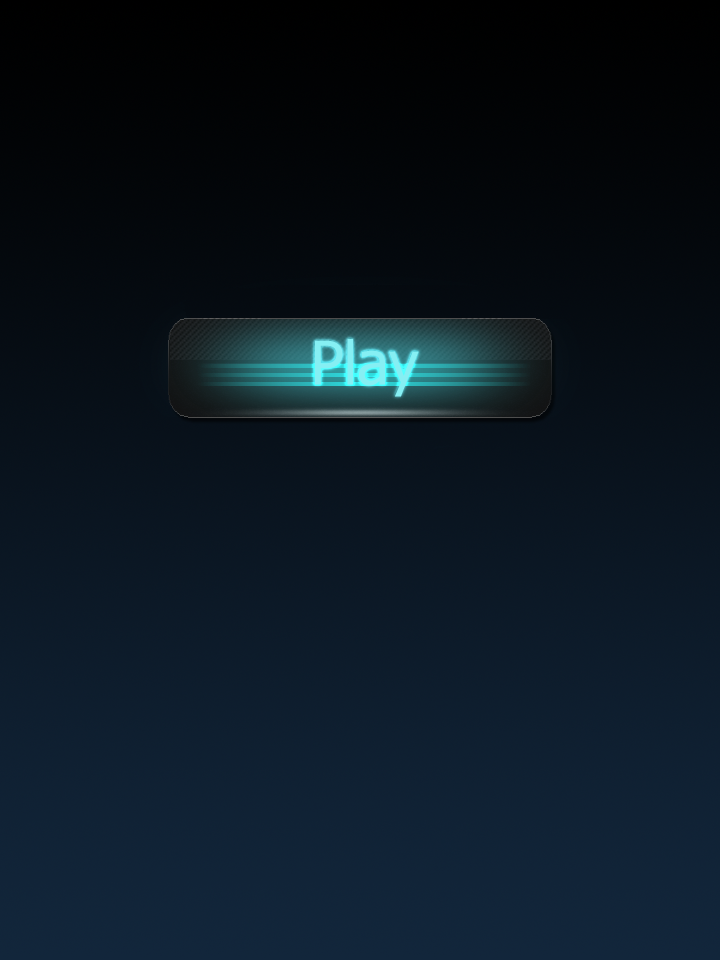
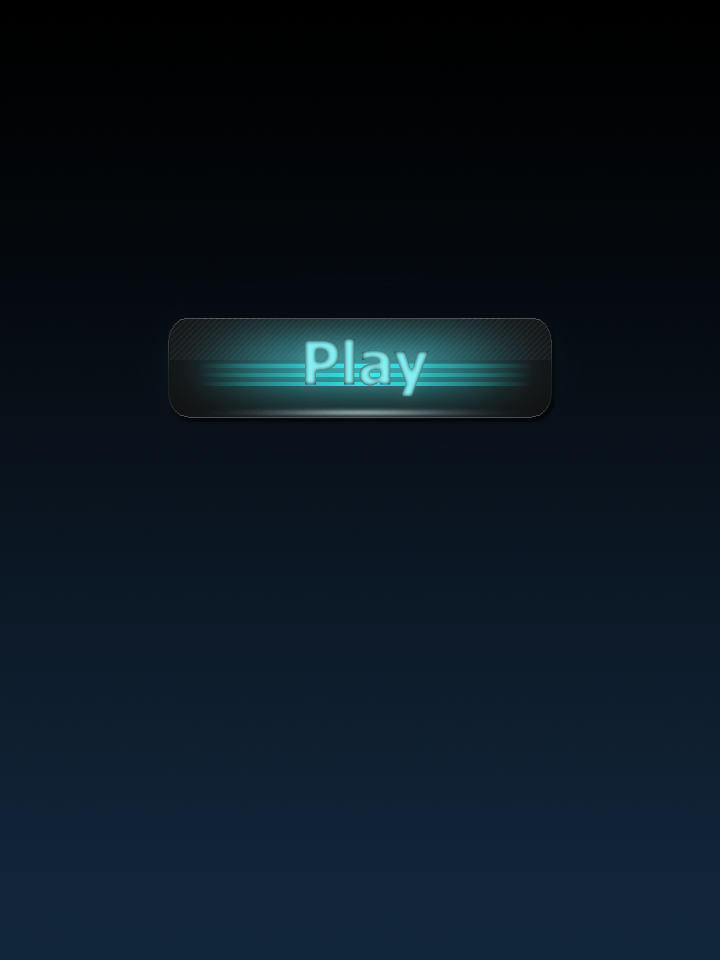
Comparing the layer stacks of the two 720px x 960px images. Changes:
added group "Кнопка" with 4 layers above "Расстояние между 1" over [295, 331, 433, 402]
moved "Play" into group "Кнопка", painted on it over [305, 339, 429, 397]
moved "Слой 9 копия" into group "Кнопка" over [295, 363, 433, 386]
moved "Слой 5" into group "Кнопка" over [295, 331, 433, 402]
moved "Слой 8" into group "Кнопка" over [295, 331, 433, 402]
